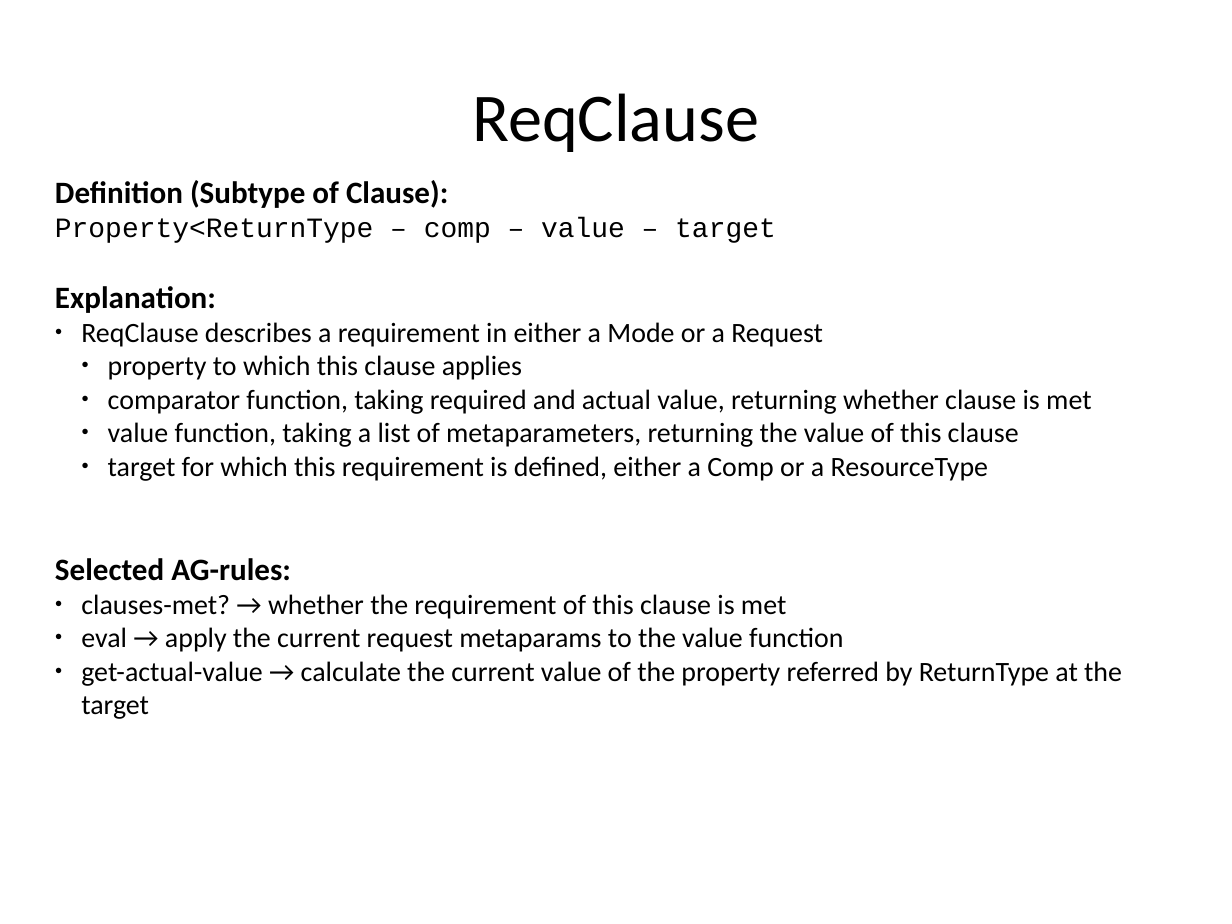
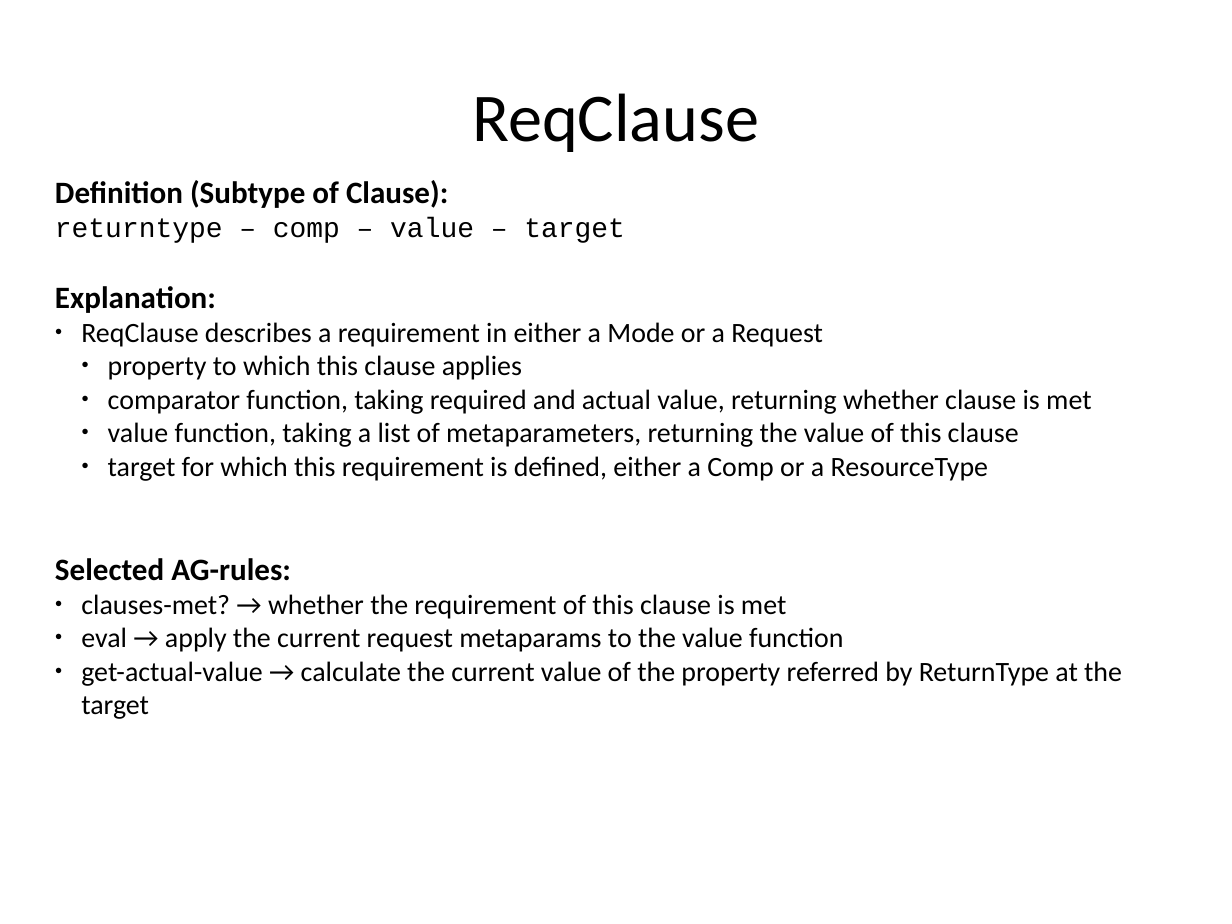
Before and after one commit to rene-schoene/racr-mquat, a slide deck: slide 20 of doc/the-model.odp. Drawn at 1232x924 pixels with LibreOffice and Linux fonts; fonts in the diff are those of the drawing. Boxes give left, top, right and bottom in pixels: in the first picture for what was removed or moved away, otherwise in the second. Text is boxed around its words. In the diff, an @@ line names an element or a change of style, - is before the commit and + after.

Commit message:
Properties in root and more cleanup.
- AST
        - properties in	root
- AG
        - shorten objective-value and and actual-value
        - clauses-met? now checks for request
- Example-AST
        - changed properties according to AST-changes

```diff
--- a/doc/the-model.odp
+++ b/doc/the-model.odp
@@ text at (55, 218, 625, 243): text changed @@
-Property<ReturnType – comp – value – target
+returntype – comp – value – target
```
Also in this commit, not shown: 5 other slides changed, 1 other file.
